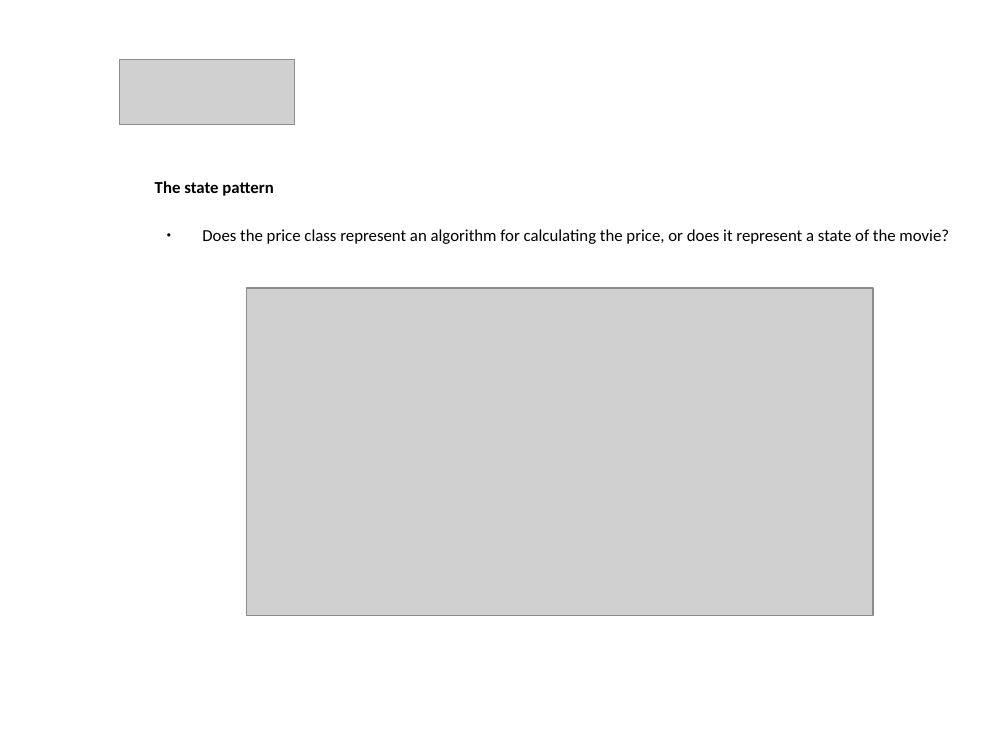
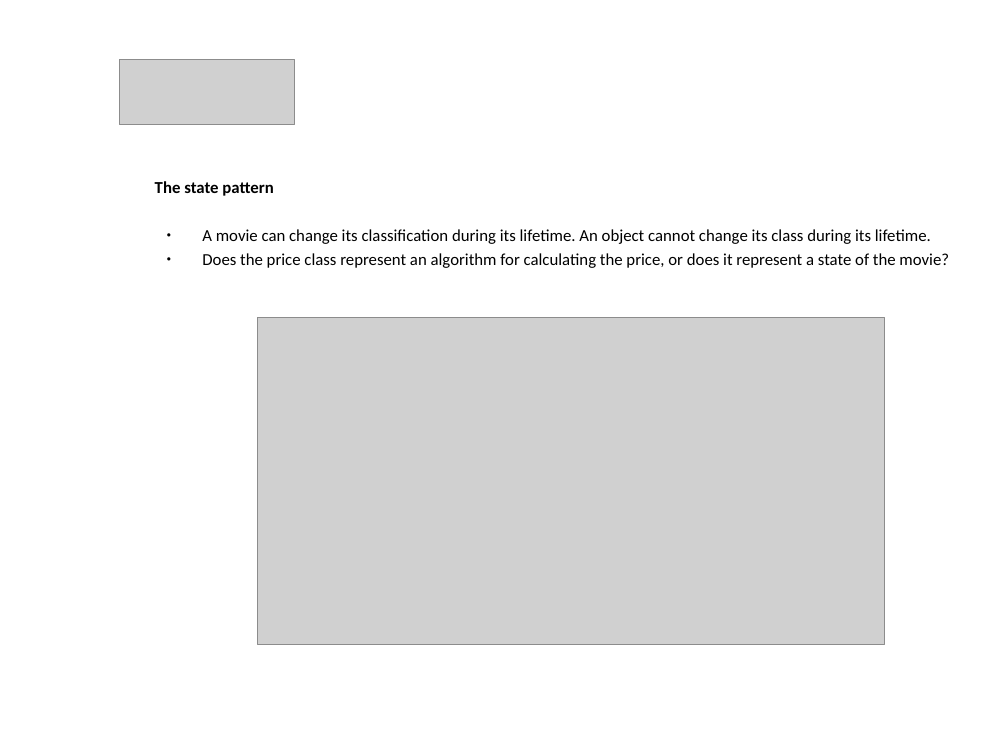
Before and after one commit to mbesutti/Learning-1, a slide deck: slide 12 of Lezione 3/Presentazione_Refactoring.odp. Drawn at 1008x756 pixels with LibreOffice and Linux fonts; fonts in the diff are those of the drawing; grey boxes stand for pictures; background and template pictures are left out. Boxes give left, top, right and bottom in pixels: in the first picture for what was removed or moved away, otherwise in the second. Text is boxed around its words. In the diff, an @@ line names an element or a change of style, - is before the commit and + after.

```diff
--- a/Lezione 3/Presentazione_Refactoring.odp
+++ b/Lezione 3/Presentazione_Refactoring.odp
@@ text at <box>202,229,931,244</box>: paragraph added @@
+● A movie can change its classification during its lifetime. An object cannot change its class during its lifetime.
@@ picture: place and size @@
-picture at <box>247,288,873,616</box>
+picture at <box>258,318,884,645</box>
```
Also in this commit, not shown: 1 other slide changed, 1 slide removed.
